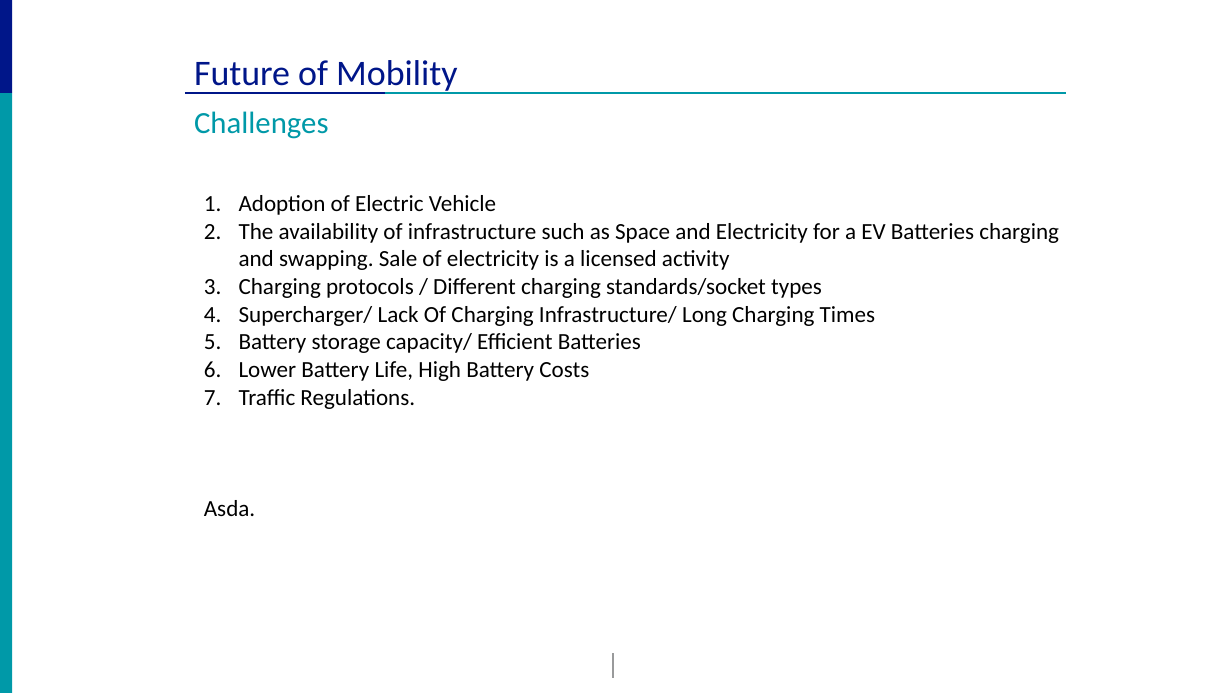
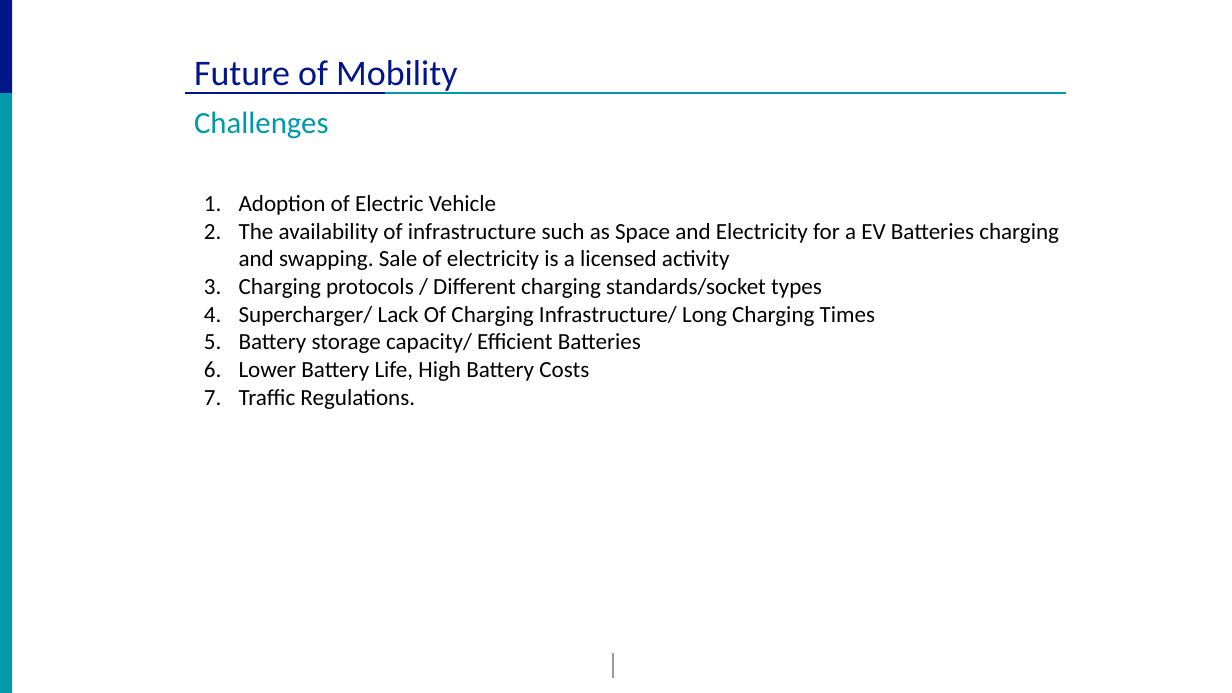
Before and after one commit to sachinpatel248/Python_Practice_Files, a slide deck: slide 2 of Nasscom_Data/PPT/Future of Mobility.pptx. Drawn at 1232x693 pixels with LibreOffice and Linux fonts; fonts in the diff are those of the drawing; background and template pictures are left out. Boxes give left, top, right and bottom in pixels: in the first picture for what was removed or moved away, otherwise in the second. Text is boxed around its words. In the diff, an @@ line names an element or a change of style, - is before the commit and + after.

```diff
--- a/Nasscom_Data/PPT/Future of Mobility.pptx
+++ b/Nasscom_Data/PPT/Future of Mobility.pptx
@@ text at (x1=204, y1=500, x2=255, y2=516): paragraph removed @@
-Asda.
```
Also in this commit, not shown: 4 other files.
